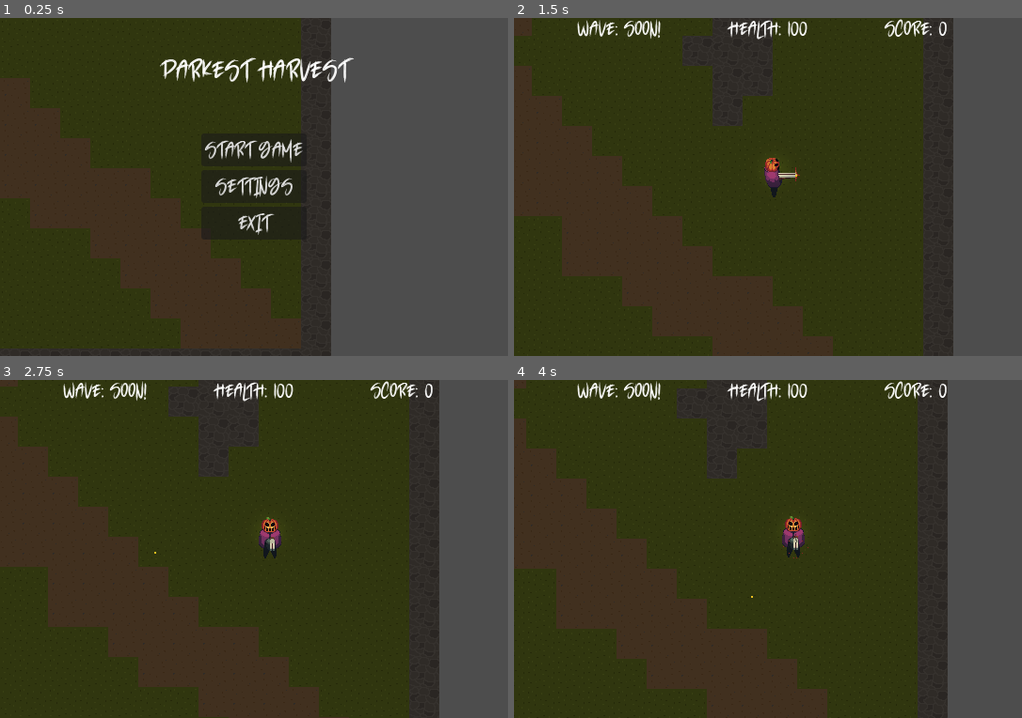
Above: before the commit, frames 1-4 (two rows, left to right).
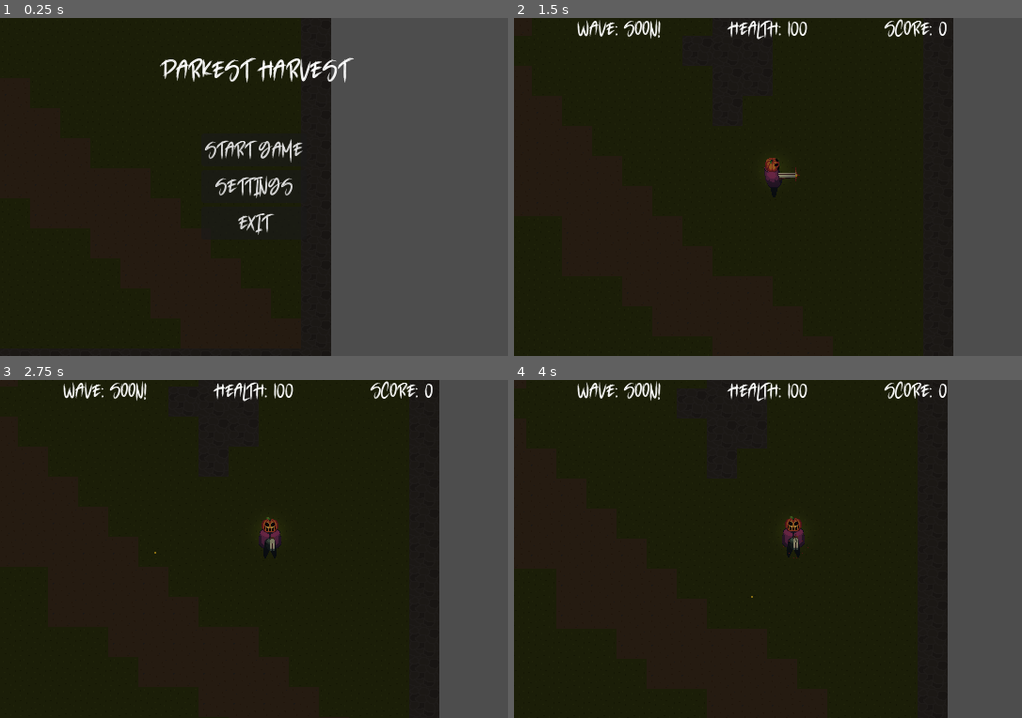
Above: after the commit, the same moments.

Repository: joshuardecker/eternal-harvest
Game: Godot game, scene res://Start/start.tscn
Two runs of this game, one before a commit and one after it. Both use one fixed random seed, a clock stepped at 60 frames per second and the inputs below.
Inputs (mouse positions are in pixels of both pictures, inside the frame that each line leads up to):
- Up to frame 1 (0.25 s): no input
- Up to frame 2 (1.5 s): click "Start Game" at 0.5 s; tap Enter at 1.25 s; move the mouse to (879, 170) at 1.27 s; hold D (right) from 1.28 s (still down); click (879, 170) at 1.35 s
- Up to frame 3 (2.75 s): move the mouse to (152, 565) at 2.02 s; release D (right) at 2.03 s; hold S (down) from 2.03 s (still down); click (152, 565) at 2.1 s
- Up to frame 4 (4 s): move the mouse to (818, 474) at 2.77 s; release S (down) at 2.78 s; hold D (right) 2.78-3.53 s; click (818, 474) at 2.85 s; move the mouse to (742, 616) at 3.52 s; hold W (up) from 3.53 s (still down); click (742, 616) at 3.6 s

The runs differ from the first frame. In frame 1, 18% of the frame differs, in the area x 0-60%, y 0-98%; in frame 2, 20%; in frame 3, 21%, in the area x 0-81%, y 0-100%; in frame 4, 20%.

Commit message:
Adjusted the world hue

Diff:
--- a/World/world.tscn
+++ b/World/world.tscn
@@ -61,4 +61,4 @@
 position = Vector2(108, 92)
 
 [node name="CanvasModulate" type="CanvasModulate" parent="."]
-color = Color(0.396516, 0.37441, 0.348814, 1)
+color = Color(0.224532, 0.209985, 0.19313, 1)
